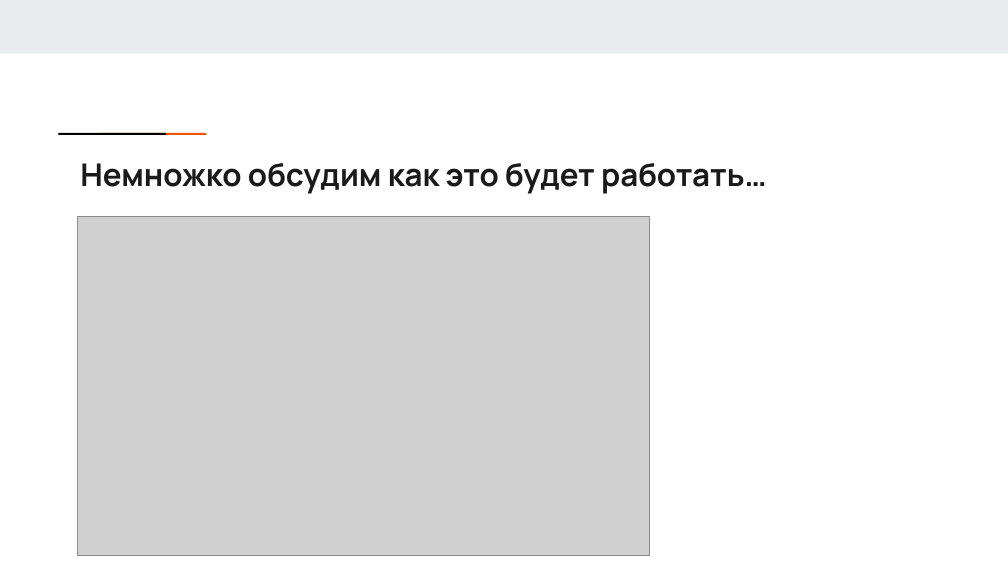
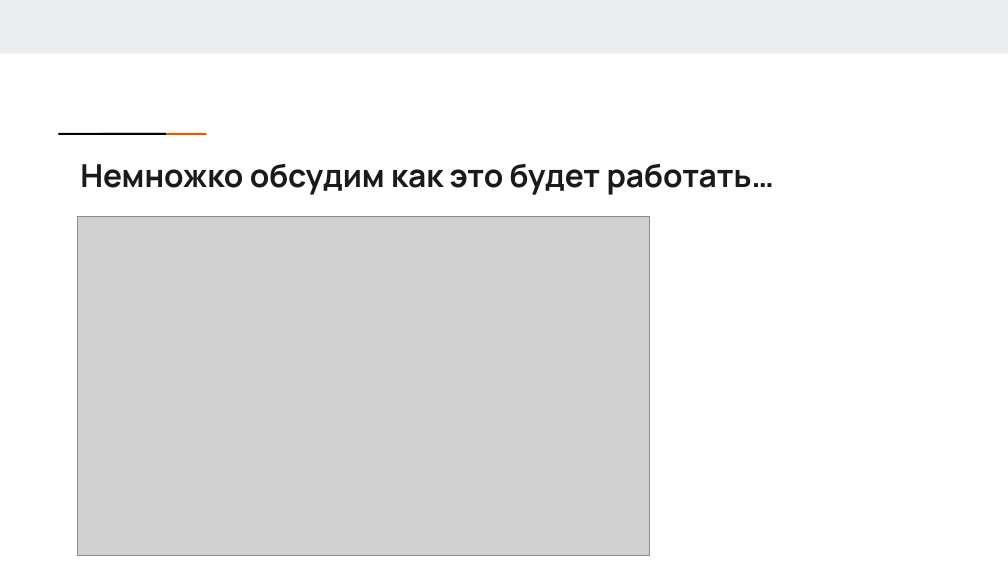
Before and after one commit to danon6868/blastim-ml, a slide deck: slide 16 of ml_unsupervised_day_14/clustering.pptx. Drawn at 1008x567 pixels with LibreOffice and Linux fonts; fonts in the diff are those of the drawing; grey boxes stand for pictures. Boxes give left, top, right and bottom in pixels: in the first picture for what was removed or moved away, otherwise in the second. Text is boxed around its words. In the diff, an @@ line names an element or a change of style, - is before the commit and + after.

```diff
--- a/ml_unsupervised_day_14/clustering.pptx
+++ b/ml_unsupervised_day_14/clustering.pptx
@@ title "Немножко обсудим как это будет ..." at (80, 164, 775, 195): size 22.4 to 22.6 pt @@
```
Also in this commit, not shown: 1 other slide changed, 4 other files.
